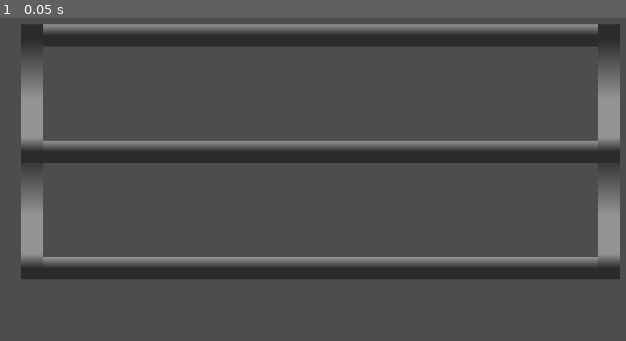
Above: before the commit, frame 1.
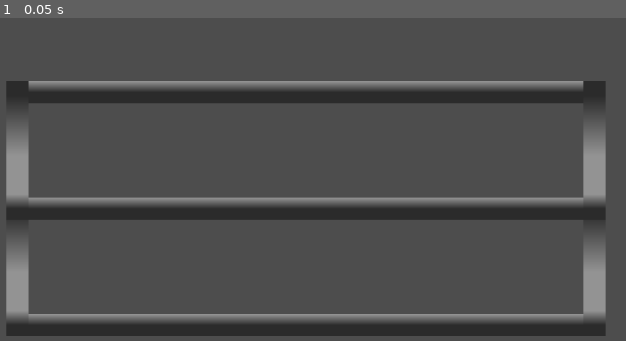
Above: after the commit, the same moment.

Repository: Lambosaurus/wildjam-mutation
Game: Godot game, scene res://main/main.tscn
Two runs of this game, one before a commit and one after it. Both use one fixed random seed, a clock stepped at 60 frames per second and the inputs below. Before the commit the project starts from res://building/building.tscn.
Inputs:
- Up to frame 1 (0.05 s): no input

The runs differ from the first frame. In frame 1, 35% of the frame differs, in the area x 0-100%, y 1-99%.

Commit message:
Add main scene

Diff:
--- a/building/building.tscn
+++ b/building/building.tscn
@@ -4,24 +4,25 @@
 [ext_resource type="PackedScene" uid="uid://7ywy5e1lymn1" path="res://building/components/wall.tscn" id="2_e18bv"]
 
 [node name="Building" type="Node2D" unique_id=310968372]
+position = Vector2(0, -368)
 
 [node name="floor1" parent="." unique_id=1360175460 instance=ExtResource("1_pi4mk")]
-position = Vector2(602, 543)
+position = Vector2(432, 352)
 
 [node name="floor2" parent="." unique_id=624862018 instance=ExtResource("1_pi4mk")]
-position = Vector2(602, 375)
+position = Vector2(432, 184)
 
 [node name="wall1" parent="." unique_id=595298239 instance=ExtResource("2_e18bv")]
-position = Vector2(186, 459)
+position = Vector2(16, 268)
 
 [node name="wall3" parent="." unique_id=87961328 instance=ExtResource("2_e18bv")]
-position = Vector2(186, 291)
+position = Vector2(16, 100)
 
 [node name="wall2" parent="." unique_id=1646009057 instance=ExtResource("2_e18bv")]
-position = Vector2(1018, 459)
+position = Vector2(848, 268)
 
 [node name="wall4" parent="." unique_id=208066710 instance=ExtResource("2_e18bv")]
-position = Vector2(1018, 291)
+position = Vector2(848, 100)
 
 [node name="floor3" parent="." unique_id=850976594 instance=ExtResource("1_pi4mk")]
-position = Vector2(602, 207)
+position = Vector2(432, 16)
--- /dev/null
+++ b/main/main.tscn
@@ -0,0 +1,8 @@
+[gd_scene format=3 uid="uid://beqpfrifbxeep"]
+
+[ext_resource type="PackedScene" uid="uid://crka7hrc1jgg0" path="res://building/building.tscn" id="1_53q0u"]
+
+[node name="Main" type="Node2D" unique_id=634852315]
+
+[node name="Building" parent="." unique_id=310968372 instance=ExtResource("1_53q0u")]
+position = Vector2(149, 273)
--- a/project.godot
+++ b/project.godot
@@ -11,7 +11,7 @@
 [application]
 
 config/name="wildjam-mutation"
-run/main_scene="res://building/building.tscn"
+run/main_scene="uid://beqpfrifbxeep"
 config/features=PackedStringArray("4.6", "Forward Plus")
 config/icon="res://icon.svg"
 
